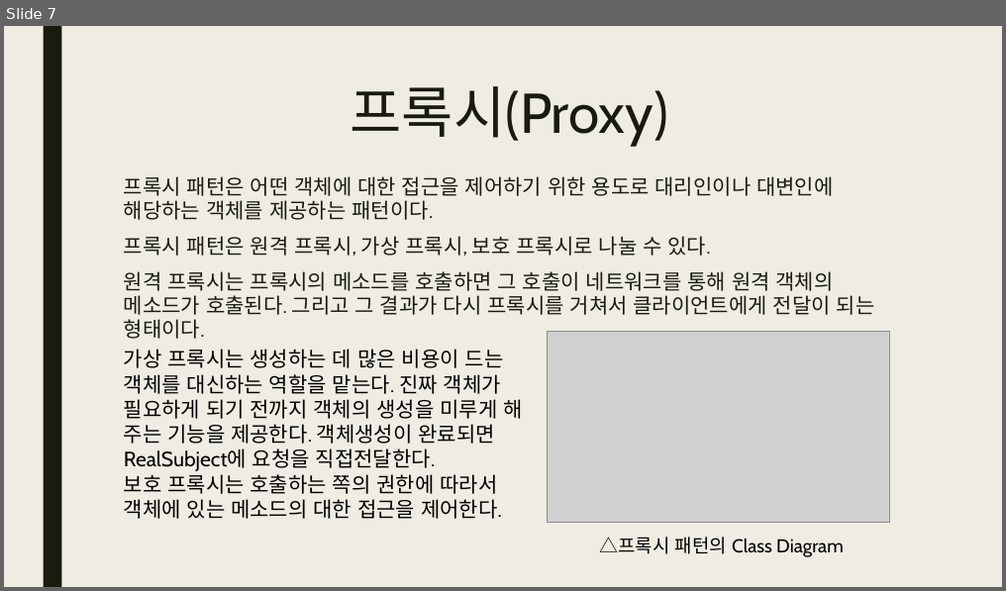
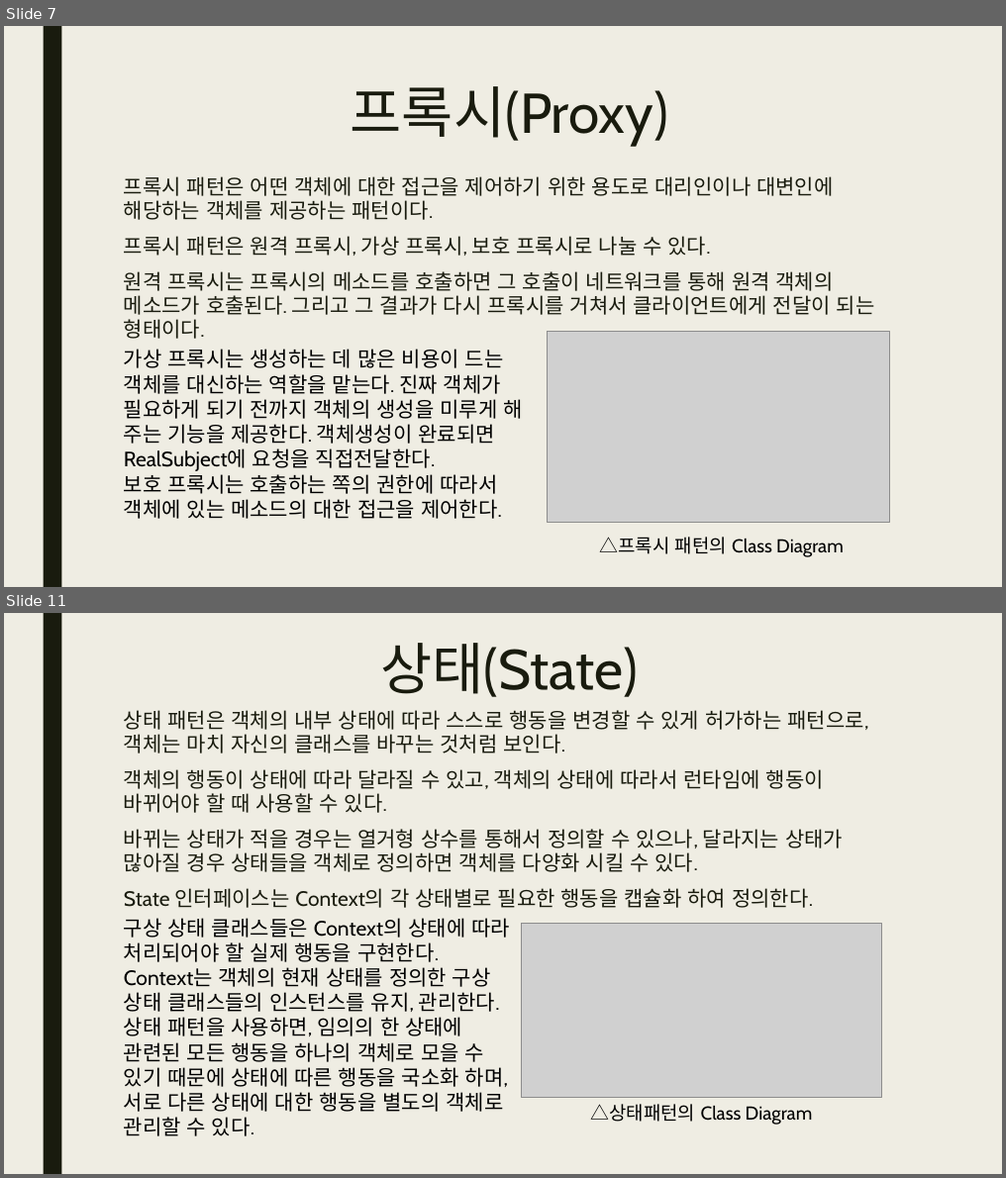
Before and after one commit to tonnac/Study_0, a slide deck: Design_Pattern.pptx. Shown one above the other, each under a label of ours: slide 7 before the commit, slides 7 and 11 after it; the slides between them are not shown. The pictures are 1006x591 and 1006x1178 pixels, drawn with LibreOffice and Linux fonts; fonts in the diff are those of the drawing; grey boxes stand for pictures. Boxes give left, top, right and bottom in pixels: in the first picture for what was removed or moved away, otherwise in the second. Text is boxed around its words. In the diff, an @@ line names an element or a change of style, - is before the commit and + after.

```diff
--- a/Design_Pattern.pptx
+++ b/Design_Pattern.pptx
@@ slide 11 added at bbox=[4, 613, 1002, 1174], background #EFEDE3; not listed: 1 template element that a slide beside it also shows @@
@@ title added at bbox=[380, 643, 638, 697], 54 pt, text #191B0E @@
+상태(State)
@@ text added at bbox=[124, 710, 868, 908], 20 pt, text #191B0E @@
+상태 패턴은 객체의 내부 상태에 따라 스스로 행동을 변경할 수 있게 허가하는 패턴으로, 객체는 마치 자신의 클래스를 바꾸는 것처럼 보인다.
+객체의 행동이 상태에 따라 달라질 수 있고, 객체의 상태에 따라서 런타임에 행동이 바뀌어야 할 때 사용할 수 있다.
+바뀌는 상태가 적을 경우는 열거형 상수를 통해서 정의할 수 있으나, 달라지는 상태가 많아질 경우 상태들을 객체로 정의하면 객체를 다양화 시킬 수 있다.
+State 인터페이스는 Context의 각 상태별로 필요한 행동을 캡슐화 하여 정의한다.
@@ text added at bbox=[124, 918, 510, 1137], 20 pt, text #000000 @@
+구상 상태 클래스들은 Context의 상태에 따라 처리되어야 할 실제 행동을 구현한다.
+Context는 객체의 현재 상태를 정의한 구상 상태 클래스들의 인스턴스를 유지, 관리한다.
+상태 패턴을 사용하면, 임의의 한 상태에 관련된 모든 행동을 하나의 객체로 모을 수 있기 때문에 상태에 따른 행동을 국소화 하며, 서로 다른 상태에 대한 행동을 별도의 객체로 관리할 수 있다.
@@ picture added at bbox=[522, 924, 882, 1097] @@
@@ text added at bbox=[591, 1104, 813, 1125], 18 pt, text #000000 @@
+△상태패턴의 Class Diagram
```
Also in this commit, not shown: 4 other slides added.
